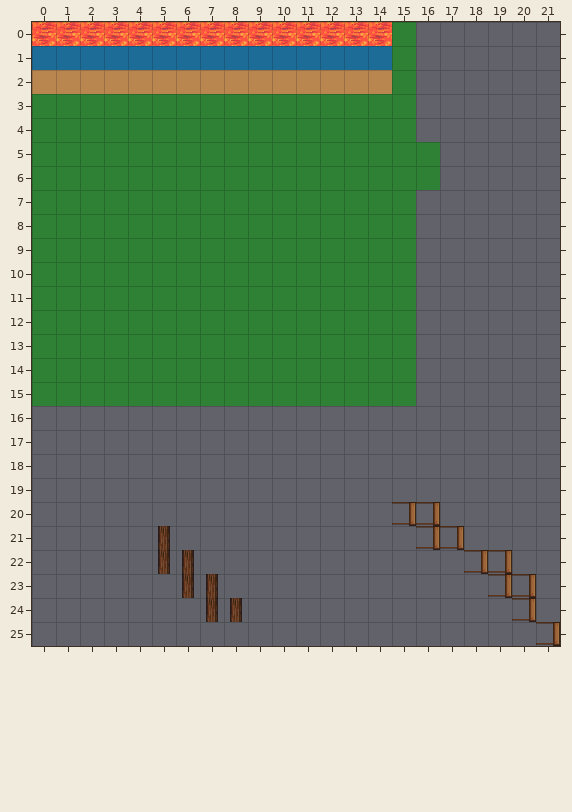
Two versions of a level (Tiled map, raw/map01.tmx). The picture above is the old version.
Cells are 32x32 px. Shown: x 0..21, y 0..25.
New version:
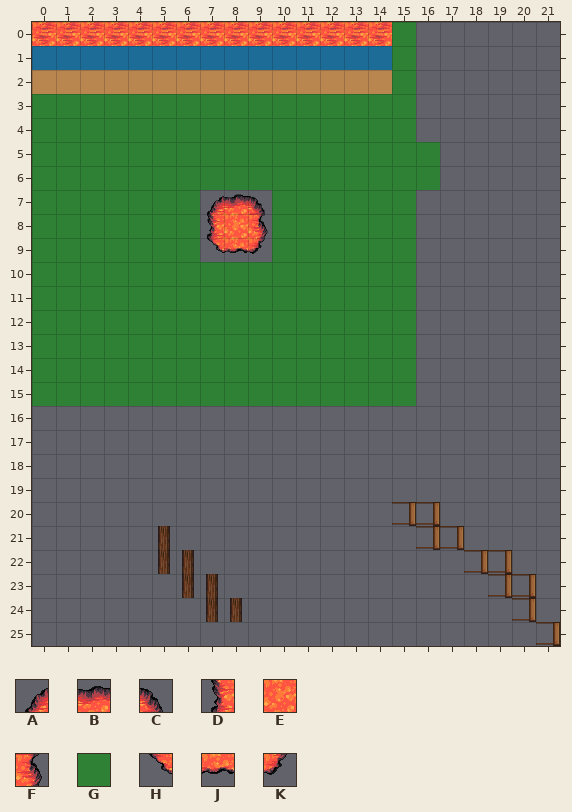
Key: from "tileset01": A 271, B 272, C 273, D 303, E 304, F 305, G 310, H 335, J 336, K 337.
_ is an empty cell.
From old to new:
{"where": "layer \"Tile Layer 1\""}
{"y":7,"x":7,"old":"GGG","new":"ABC"}
{"y":8,"x":7,"old":"GGG","new":"DEF"}
{"y":9,"x":7,"old":"GGG","new":"HJK"}
